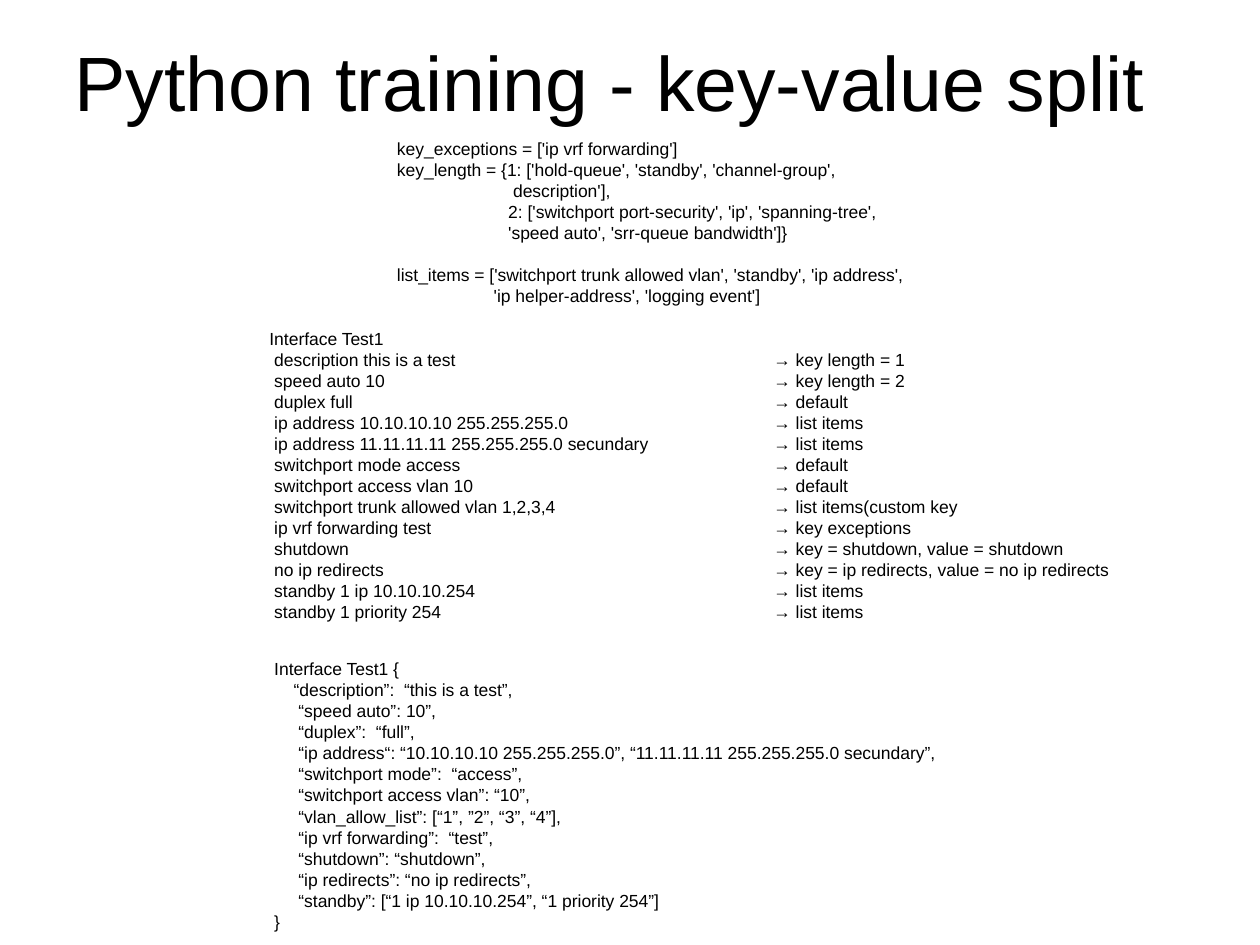
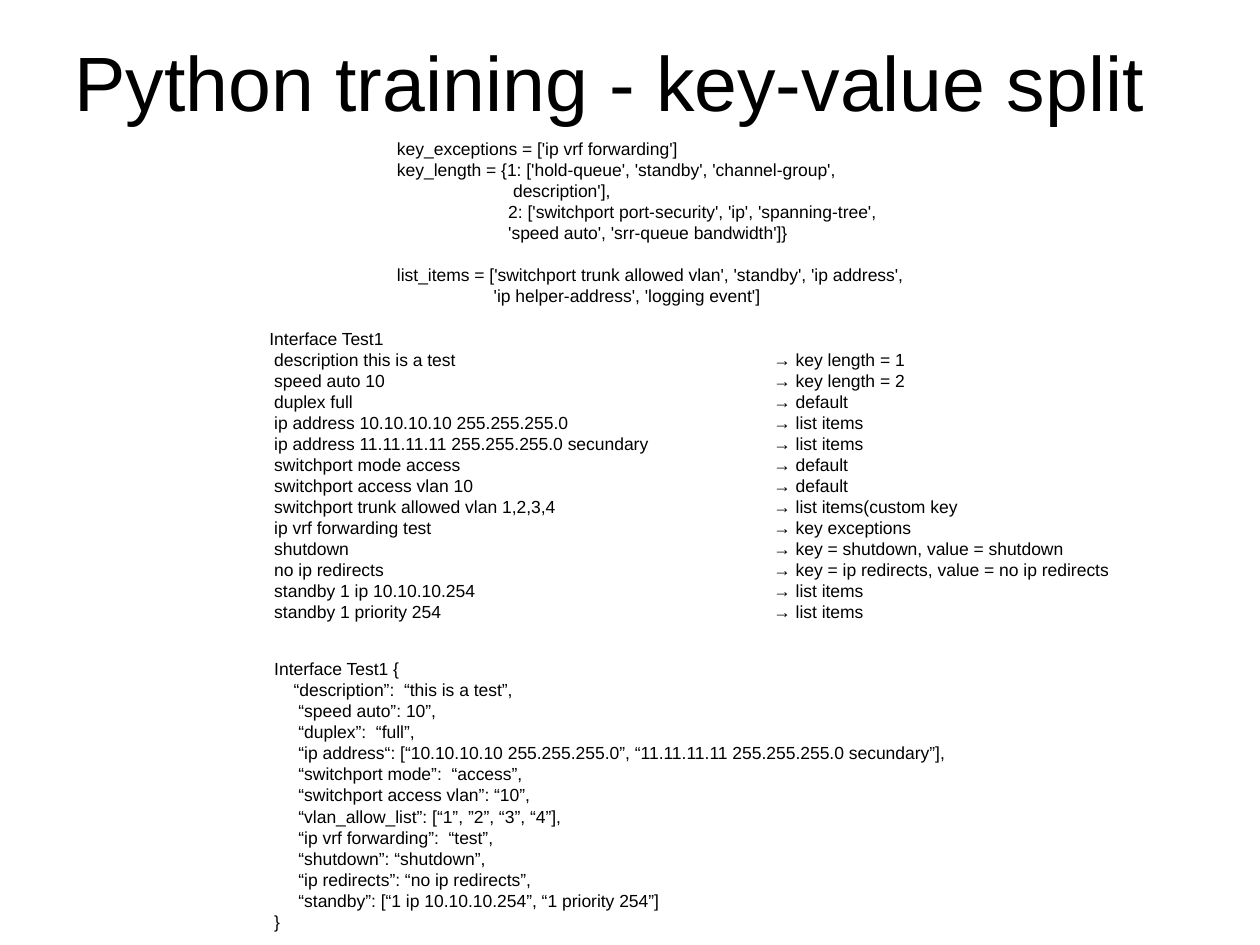
Before and after one commit to hans-vvv/Blue, a slide deck: slide 2 of Les2/Python les 2.ppt. Drawn at 1260x945 pixels with LibreOffice and Linux fonts; fonts in the diff are those of the drawing. Boxes give left, top, right and bottom in pixels: in the first picture for what was removed or moved away, otherwise in the second. Text is boxed around its words. In the diff, an @@ line names an element or a change of style, - is before the commit and + after.

```diff
--- a/Les2/Python les 2.ppt
+++ b/Les2/Python les 2.ppt
@@ text at [298,746,945,763]: text changed @@
-“ip address“: “10.10.10.10 255.255.255.0”, “11.11.11.11 255.255.255.0 secundary”,
+“ip address“: [“10.10.10.10 255.255.255.0”, “11.11.11.11 255.255.255.0 secundary”],
```
Also in this commit, not shown: 10 other files.
